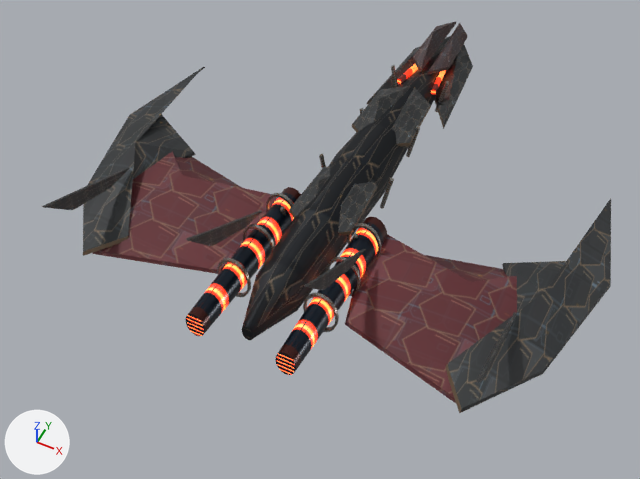
Two versions of the glTF model scripts/art/lod-sources/dynasty_courier.glb, one commit apart.
Camera for both pictures: a camera (50 mm lens) standing at (0.685, -1.868, 1.676) and looking at (-0.029, -0.44, -0.109). Arrows for +X, +Y and +Z are at lower left; the lights stay in place. The picture after the commit comes second. Vertices at exactly the same position are counted once.

Objects in the first picture: 'dynasty_courier_lod_source'.
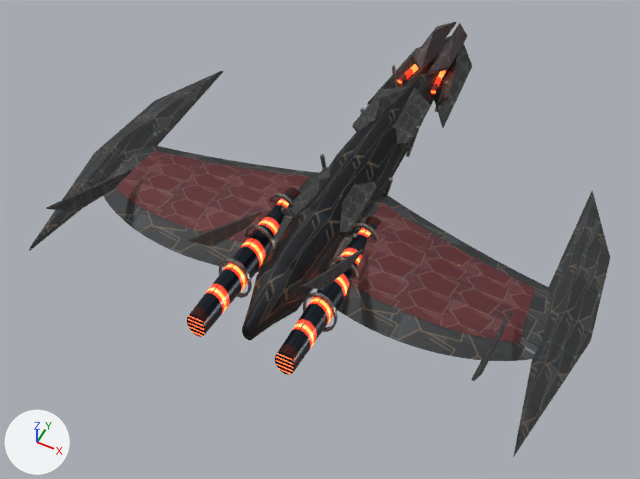
ob_baked_original_rig_frame is not drawn itself; it is the parent of ob_dynasty_courier_lod_source.

The edits, one by one:
me_exposed_mechanical_keel_001 is used by ob_dynasty_courier_lod_source; parent ob_baked_original_rig_frame; location (0.0, 0.0, 0.0).
me_exposed_mechanical_keel_001 had 1192 vertices, 2268 faces and spanned x -4.92..4.92, y -4.6..3.41, z -0.28..1.3.
me_exposed_mechanical_keel_001 now has 1576 vertices, 2960 faces and spans x -5.02..5.02, y -4.6..3.41, z -0.28..1.3.
me_exposed_mechanical_keel_001 part 1: the loose piece of 17 vertices spanning x 3.0..4.92, y -1.6..2.95, z 0.06..0.38 is rebuilt with 13 vertices and now spans x 4.05..5.02, y -1.7..3.2, z 0.02..0.29.
me_exposed_mechanical_keel_001 part 2: the loose piece of 17 vertices spanning x -4.92..-3.0, y -1.6..2.95, z 0.06..0.38 is rebuilt with 13 vertices and now spans x -5.02..-4.05, y -1.7..3.2, z 0.02..0.29.
me_exposed_mechanical_keel_001 part 3: the loose piece of 15 vertices spanning x 0.65..4.65, y -0.3..2.8, z -0.01..0.27 is rebuilt with 136 vertices and now spans x 0.5..4.78, y -0.2..2.28, z -0.05..0.3.
me_exposed_mechanical_keel_001 part 4: the loose piece of 15 vertices spanning x -4.65..-0.65, y -0.3..2.8, z -0.01..0.27 is rebuilt with 136 vertices and now spans x -4.78..-0.5, y -0.2..2.28, z -0.05..0.3.
me_exposed_mechanical_keel_001 part 5: a new loose piece of 51 vertices spanning x -3.99..-0.75, y 0.23..1.94, z 0.14..0.31, in mat_fleet___shared_pbr_atlas.
me_exposed_mechanical_keel_001 part 6: a new loose piece of 51 vertices spanning x 0.75..3.99, y 0.23..1.94, z 0.14..0.31, in mat_fleet___shared_pbr_atlas.
Part 7, on me_exposed_mechanical_keel_001:
96 faces are deleted.
48 vertices are added at x -0.53..0.53, y -3.44..2.8, z -0.24..0.53.
192 new faces join them.
me_exposed_mechanical_keel_001 part 8: 64 kept faces spanning x -3.72..3.8, y -4.6..3.2, z -0.05..1.3 get new texture (UV) coordinates.
Object 'Baked original rig frame' (ob_baked_original_rig_frame) moves from (-0.000267, -0.306, -0.0395) to (0.0000134, -0.306, -0.0395).
Object 'Baked original rig frame' (ob_baked_original_rig_frame) is rescaled from (0.145, 0.176, 0.216) to (0.142, 0.176, 0.216).

Where the change shows, as pixel boxes (x1, y1, x2, y2) in the pictures (640 x 479 px):
'dynasty_courier_lod_source', reshaped, moved, rescaled (11% taller)
    before: (42, 21, 611, 413)
    after: (29, 22, 610, 457)
part 1 of me_exposed_mechanical_keel_001, rebuilt (59% wider)
    before: (83, 67, 205, 256)
    after: (29, 71, 224, 251)
part 2 of me_exposed_mechanical_keel_001, rebuilt (41% narrower, 24% taller)
    before: (446, 198, 611, 413)
    after: (513, 191, 610, 457)
part 3 of me_exposed_mechanical_keel_001, rebuilt
    before: (93, 151, 278, 274)
    after: (103, 145, 319, 272)
part 4 of me_exposed_mechanical_keel_001, rebuilt
    before: (345, 234, 517, 403)
    after: (317, 192, 550, 361)
part 5 of me_exposed_mechanical_keel_001, added (brown)
    after: (350, 202, 535, 343)
part 6 of me_exposed_mechanical_keel_001, added (brown)
    after: (116, 151, 309, 242)
part 7 of me_exposed_mechanical_keel_001, reshaped
    before: (242, 50, 442, 338)
    after: (242, 53, 440, 338)
part 8 of me_exposed_mechanical_keel_001, surface changed
    both: (290, 99, 443, 235)
